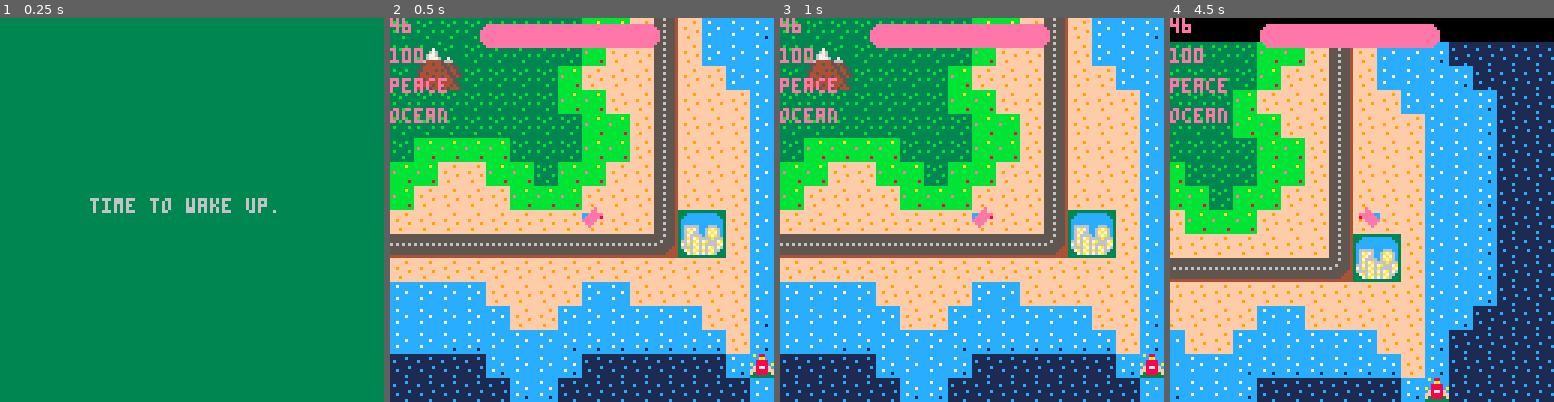
Above: before the commit, frames 1-4 (left to right).
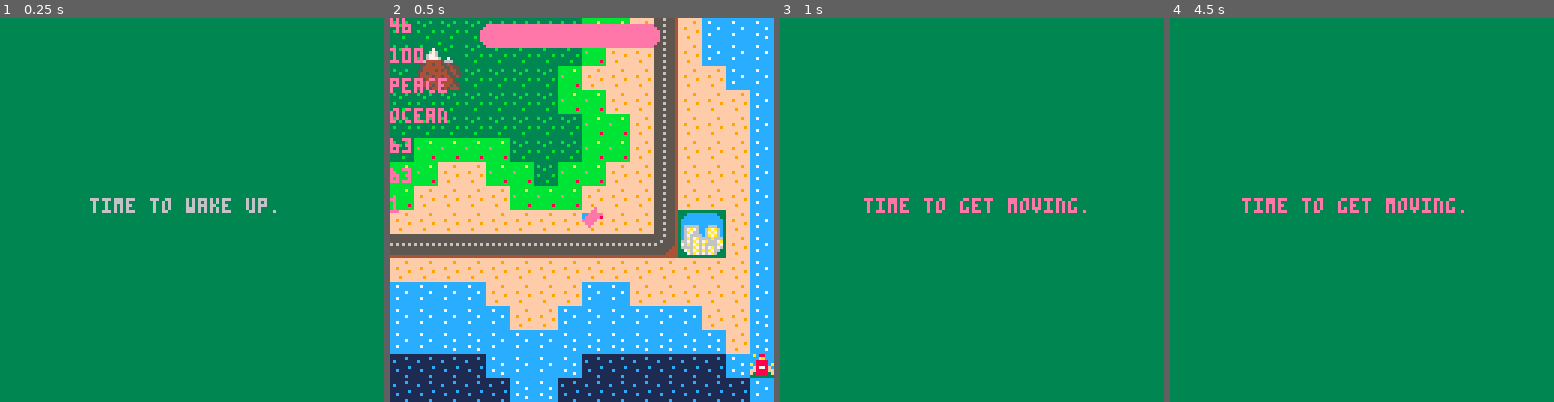
Above: after the commit, the same moments.

Repository: pio687/DragonBlaster
Game: PICO-8 cartridge dragon.p8
The game is run twice, just before and just after one commit, with the same random seed, the same clock (stepped at 60 frames per second) and the same inputs.
Inputs:
- Up to frame 1 (0.25 s): no input
- Up to frame 2 (0.5 s): tap X (X key) at 0.33 s
- Up to frame 3 (1 s): tap O (Z key) at 0.7 s
- Up to frame 4 (4.5 s): tap X (X key) at 1.07, 1.85, 2.97, 4.08 s; hold Right 1.6-2.1 s; tap O (Z key) every 0.4 s from 1.7 to 4.1 s; hold Up 2.15-2.42 s; hold Right 2.47-3.03 s; hold Left 3.08-3.58 s; hold Down 3.63-3.97 s; hold Right from 4.02 s (still down)

Frame 1 is identical in both runs. In frame 2, 0.4% of the frame differs, in the area x 0-99%, y 4-100%; in frame 3, 87%; in frame 4, 93%, in the area x 0-100%, y 0-100%.

Commit message:
Bullets, bullet collision, enemy health, map wrapping

Diff:
--- a/dragon.p8
+++ b/dragon.p8
@@ -13,7 +13,10 @@
 
 hit_cooldown = 0 // enemy hit cooldown
 
+bullet_cooldown = 0
+
 death = false
+
 
 music(0,0,0,3)
 
@@ -27,7 +30,20 @@
 		sp=1,
 		ghost=4,
 		speed=1,
+		pow=100
 		}
+
+		bullets = {}
+
+		--bullet class--
+		bul={
+		x=player.x,
+		y=player.y,
+		sp=16,
+		pow=20,
+		speed=3
+		}
+--bomb class--
 
 		bomb={
 		sp=50,
@@ -38,14 +54,20 @@
 		spawn=0
 		}
 
+--axo class--
+
 		axo={
 		sp=36,
 		x=8*8,
 		y=12*8,
-		timer=10,
-		spawn=0
+		flash_timer=10,
+		spawn=0,
+		alive=1,
+		health=100,
+		pow=25
 		}
 
+--city1 class--
 		city1={
 		cityspr=6,
 		x=12*8,
@@ -64,80 +85,57 @@
 
 function _update()
 
-    old_state = state
+	old_state = state
 
 	if state=="play" then
-
-    	if health <= 0
-	        and not death_sound_played
-	        then health = 0
-	        death = true
-	        sfx(9,2)
-	        death_sound_played=true
-	    end
-
-	    if death == true
-	    	then mode = "death"
-	    	set_music()
-	    end
-
-	    old_speed = player.speed
-
-	    if (btnp(❎))
-            then state="menu" //call menu
-        end
-
-        --save player position
-	   			 old_x=player.x
-        old_y=player.y
-
-
-        --health ui
-        update_health()
-
-        --player movement
-	    update_player()
-
-        if hit_cooldown > 0 then
-	        hit_cooldown -= 1
-        end
-
-	    --spawn axo
-	    if axo.spawn==0 then
-	        if position==57 then
-		        axo.spawn=1
-		        mode="war"
-		        sfx(3,2)
-		        set_music()
-	        end
-	    end
-
-    --//check injury
-	 if axo.spawn==1  and death==false then
-	  if check_collision(axo, 8, 8)
-	   and hit_cooldown == 0 then
-		  health -= 50 -- keep high
-    sfx(7,2)
-		  hit_cooldown = 5
-
-		 if player.x > axo.x
-		  then player.x=old_x+5
-		  else
-		  player.x=old_x-5
-		 end
-
-		 if player.y > axo.y
-		  then player.y=old_y+5
-		  else
-		  player.y=old_y-5
-		 end
-		end
- end
-
-        --flash bomb and axo sprites
-	flash_sprite(axo, 36, 37, 10)
-
-	flash_sprite(bomb, 50, 51, 2)
+		if health <= 0
+			and not death_sound_played
+			then health = 0
+			death = true
+			sfx(9,2)
+			death_sound_played=true
+	 end
+
+	 if death == true
+	 	then mode = "death"
+	  set_music()
+	 end
+
+		old_speed = player.speed
+
+	   if (btnp(4))
+ 	   then state="menu" //call menu
+    end
+
+		--save player position
+		old_x=player.x
+		old_y=player.y
+		--health ui
+		update_health()
+		--player movement
+		update_player()
+		--bullets
+		bullet_fire()
+		update_bullets()
+		--hit cooldown
+		if hit_cooldown > 0 then
+			hit_cooldown -= 1
+		end
+		--bullet cooldown
+		if bullet_cooldown > 0 then
+			bullet_cooldown -= 1
+		end
+
+	map_flip()
+
+	bad_coll(axo, 8, 8, axo.pow, player.pow, 7)
+	if axo.spawn == 1 then
+		bullhit(axo)
+	end
+
+			if axo.flash_timer > 0 then
+				axo.flash_timer -= 1
+			end
 
         --find player position
 	position=(mget(flr((player.x+4)/8),flr((player.y+4)/8)))
@@ -179,13 +179,14 @@
 
 		// camera(player.x/8,player.y/8)
 
-		draw_health() // call draw_health from tab 2
+		for b in all(bullets) do
+			spr(b.sp, b.x, b.y)
+		end
+
 
 		spr(city1.cityspr, city1.x, city1.y, 2, 2) // city sprite
 
-		if axo.spawn==1 then
-			spr(axo.sp,axo.x,axo.y,1,1,true,false) //axo monster
-		end
+
 
 		if death == false then
 			spr(player.sp,player.x,player.y,1,1,player.fx,player.fy)
@@ -198,11 +199,20 @@
 			spr(player.ghost,player.x,player.y,2,2,player.fx,player.fy)
 
 		end
+
+		--spawn axo
+		axo_spawn()
+
+				draw_health() // call draw_health from tab 2
+
 
 		print(position,mapx,mapy)
 		print(health,mapx,mapy+10)
 		print(mode,mapx,mapy+20)
 		print(location,mapx,mapy+30)
+		print(player.x,mapx,mapy+40)
+		print(player.y,mapx,mapy+50)
+		print(axo.alive,mapx,mapy+60)
 
 
 	elseif state=="start" then
@@ -233,17 +244,18 @@
 	end
 
 	end
+
 -->8
 function flash_sprite(obj, start_sp, end_sp, speed)
-	if obj.timer < speed then
-		obj.timer += 1
+	if obj.flash_timer < speed then
+		obj.flash_timer += 1
 	else
 		if obj.sp < end_sp then
 			obj.sp += 1
 		else
 			obj.sp = start_sp
 		end
-		obj.timer = 0
+		obj.flash_timer = 0
 	end
 end
 
@@ -292,10 +304,112 @@
 		player.y < obj.y + obj_height and
 		player.y + 8 > obj.y
 	end
+
+	--bullet fire--
+	function bullet_fire()
+		if btnp(5) and bullet_cooldown==0 then
+			sfx(1,2)
+			player.pow-=5
+			bullet_cooldown=10
+			local new_bullet = {
+				x = player.x,
+				y = player.y,
+				sp = 16,
+				pow = player.pow/5
+				}
+
+		--set direction of bullet--
+	if player.sp==1 and player.fx then
+				new_bullet.dx = bul.speed
+				new_bullet.dy = 0
+		elseif player.sp==1 and not player.fx then
+				new_bullet.dx = -bul.speed
+				new_bullet.dy = 0
+		elseif player.sp==2 then
+				new_bullet.dx = 0
+				new_bullet.dy = -bul.speed
+		elseif player.sp==3 then
+				new_bullet.dx = 0
+				new_bullet.dy = bul.speed
+
+			end
+
+			add(bullets, new_bullet)
+
+			end
+		end
+
+		function update_bullets()
+			for b in all(bullets) do
+				b.x += b.dx
+				b.y += b.dy
+
+	if b.x < player.x-128
+		or b.x > player.x+128
+		or b.y < player.y-128
+		or b.y > player.y+128
+		or b.x < 0 or b.x > 1006
+		or b.y < 0 or b.y > 503 then
+		del(bullets,b)
+	end
+
+	end
+
+end
+
+
+function bad_coll(badd,width,height,baddam,plrdam,sfx_num)
+	if badd.spawn == 1 and death == false and badd.alive == 1 then
+
+		if check_collision(badd, width, height)
+		and hit_cooldown == 0 then
+
+			flash_sprite(badd,badd.sp, badd.sp+1, 10)
+
+			health -= baddam
+			badd.health -= plrdam/10
+
+			badd.flash_timer = 20
+
+			sfx(sfx_num, 2)
+
+			hit_cooldown = 10
+
+			if player.x > badd.x
+				then player.x=old_x+5
+					else player.x=old_x-5
+			end
+
+			if player.y > badd.y
+				then player.y=old_y+5
+					else player.y=old_y-5
+			end
+		end
+	end
+end
+
+function bullhit(badd)
+
+	for b in all(bullets) do
+
+		if b.x < badd.x + 8 and
+			b.x + 8 > badd.x and
+			b.y < badd.y + 8 and
+			b.y + 8 > badd.y then
+
+			badd.health -= b.pow
+			badd.flash_timer = 20
+
+			sfx(3,3)
+
+			del(bullets,b)
+
+			end
+
+		end
+	end
 -->8
-
-
-
+--map stuff--
 
 function draw_map()
 
@@ -305,6 +419,25 @@
 	map(0,0,0,0,128,64)
 
 end
+
+		function map_flip()
+			if player.x<=0 then
+				player.x=1005
+			end
+
+			if player.x>=1006 then
+				player.x=1
+			end
+
+			if player.y==0 then
+				player.y=502
+			end
+
+			if player.y==503 then
+				player.y=1
+			end
+
+			end
 -->8
 function set_music()
 
@@ -330,6 +463,175 @@
 	end
 
 end
+-->8
+--draw function
+
+	function axo_spawn()
+
+	  if axo.spawn==0
+	  	and axo.alive==1 then
+	      if position==57 then
+	       axo.spawn=1
+	       mode="war"
+	       sfx(3,2)
+	       set_music()
+	      end
+	  end
+
+
+		if axo.spawn==1 and axo.alive==1 then
+			if axo.flash_timer > 0 then
+				if axo.flash_timer % 6 < 3 then
+				pal(8,10)
+				end
+			end
+
+			spr(axo.sp,axo.x,axo.y,1,1,true,false) //axo monster
+
+			pal()
+		end
+
+	  if axo.health <= 0 and axo.alive==1 then
+	 		sfx(3,2)
+	  	axo.alive=0
+	  	mode="peace"
+	  	set_music()
+	  end
+
+
+	end
+…(132 lines of a section not shown)…
 
 
 
@@ -463,51 +765,51 @@
 0000000000000000000000000000000000000000000000000000000000000000000000000000000000020200000000000000040400000000020200000000010000000000000000000000000000000000000000000000000000000000000000000000000000000000000000000000000000000000000000000000000000000000
 0000000000000000000000000000000000000000000000000000000000000000000000000000000000000000000000000000000000000000000000000000000000000000000000000000000000000000000000000000000000000000000000000000000000000000000000000000000000000000000000000000000000000000
 __map__
-2b2b2b2b2b2b2b2b28282e112e2929392a2a2a2a2a2a2a2a2a2a2a2a2a2a2a2a2a2a2a2a2a2a2a2a2a2a2a2a2a2a2a2a2a2a282828282828282828282828282828282828282828282828282828282828282828282828282828282828282828282828282828282828282828282828282828282828282828282828282828282828
-2b0a0b2b2b2b2b2b282e2e112e292929392a2a2a2a2a2a2a2a2a2a2a2a2a2a2a2a2a2a2a2a2a2a2a2a2a2a2a2a2a2a2a2a2a282828282828282828282828282828282828282828282828282828282828282828282828282828282828282828282828282828282828282828282828282828282828282828282828282828282828
-2b1a1b2b2b2b2b282e2e2e112e2e292929392a2a2a2a2a2a2a2a2a2a2a2a2a2a2a2a2a2a2a2a2a2a2a2a2a2a2a2a2a2a2a2a282828282828282828282828282828282828282828282828282828282828282828282828282828282828282828282828282828282828282828282828282828282828282828282828282828282828
-2b2b2b2b2b2b2b28282e2e112e2e2e2929392a2a2a2a2a2a2a2a2a2929292a2a2a2a2a2a2a2a2a2a2a2a2a2a2a2a2a2a2a2a282828282828282828282828282828282828282828282828282828282828282828282828282828282828282828282828282828282828282828282828282828282828282828282828282828282828
-2b2b2b2b2b2b2b2b28282e112e2e2e2929392a2a2a2a2a2a2a2a29292e2929292a2a2a2a2a2a2a2a2a2a2a2a2a2a2a2a2a2a282828282828282828282828282828282828282828282828282828282828282828282828282828282828282828282828282828282828282828282828282828282828282828282828282828282828
-2b282828282b2b2b28282e112e2e2e2929392a2a2a2a2a2a2a29292e2e2e2e292a2a2a2a2a2a2a2a2a2a2a2a2a2a2a2a2a2a282828282828282828282828282828282828282828282828282828282828282828282828282828282828282828282828282828282828282828282828282828282828282828282828282828282828
-28282e2e28282b28282e2e112e2e2e2929392a2a2a2a2a2929292e3838382e292a2a2a2a2a2a2a2a2a2a2a2a2a2a2a2a2a2a282828282828282828282828282828282828282828282828282828282828282828282828282828282828282828282828282828282828282828282828282828282828282828282828282828282828
-282e2e2e2e2828282e2e2e112e2e2e2929392a2a2a2a2a293e2e3838382e29292a2a2a2a2a2a2a2a2a2a2a2a2a2a2a2a2a2a282828282828282828282828282828282828282828282828282828282828282828282828282828282828282828282828282828282828282828282828282828282828282828282828282828282828
-2e2e2e2e2e2e2e2e2e2e2e112e2e2e2929392a2a2a2a2a292e2e38382b2e2e292a2a2a2a2a2a2a2a2a2a2a2a2a2a2a2a2a2a282828282828282828282828282828282828282828282828282828282828282828282828282828282828282828282828282828282828282828282828282828282828282828282828282828282828
-2020202020202020202020212e2e2e2929392a2a2a2a2a29292e2e292e2e29292a2a2a2a2a2a2a2a2a2a2a2a2a2a2a2a2a2a282828282828282828282828282828282828282828282828282828282828282828282828282828282828282828282828282828282828282828282828282828282828282828282828282828282828
-2e2e2e2e2e2e2e2e2e2e2e2e2e2e2e2929392a2a2a2a2a2a292929292929292a2a2a2a2a2a2a2a2a2a2a2a2a2a2a2a2a2a2a282828282828282828282828282828282828282828282828282828282828282828282828282828282828282828282828282828282828282828282828282828282828282828282828282828282828
-292929292e2e2e2e29292e2e2e2e2e29392a2a2a2a2a2a2a2a2a2a2a2a2a2a2a2a2a2a2a2a2a2a2a2a2a2a2a2a2a2a2a2a2a282828282828282828282828282828282828282828282828282828282828282828282828282828282828282828282828282828282828282828282828282828282828282828282828282828282828
-29292929292e2e2929292929292e2e392a2a2a2a2a2a2a2a2a2a2a2a2a2a2a2a2a2a2a2a2a2a2a2a2a2a2a2a2a2a2a2a2a2a282828282828282828282828282828282828282828282828282828282828282828282828282828282828282828282828282828282828282828282828282828282828282828282828282828282828
-29293939292929393939393939392e392a2a2a2a2a2a2a2a2a2a2a2a2a2a2a2a2a2a2a2a2a2a2a2a2a2a2a2a2a2a2a2a2a2a282828282828282828282828282828282828282828282828282828282828282828282828282828282828282828282828282828282828282828282828282828282828282828282828282828282828
-2a2a2a2a392929392a2a2a2a2a2a393e2a2a2a2a2a2a2a2a2a2a2a2a2a2a2a2a2a2a2a2a2a2a2a2a2a2a2a2a2a2a2a2a2a2a282828282828282828282828282828282828282828282828282828282828282828282828282828282828282828282828282828282828282828282828282828282828282828282828282828282828
-2a2a2a2a2a39392a2a2a2a2a2a2a2a292a2a2a2a2a2a2a2a2a2a2a2a2a2a2a2a2a2a2a2a2a2a2a2a2a2a2a2a2a2a2a2a2a2a282828282828282828282828282828282828282828282828282828282828282828282828282828282828282828282828282828282828282828282828282828282828282828282828282828282828
-2a2a2a2a2a2a2a2a2a2a2a2a2a2a2a2a2a2a2a2a2a2a2a2a2a2a2a2a2a2a2a2a2a2a2a2a2a2a2a2a2a2a2a2a2a2a2a2a2a2a282828282828282828282828282828282828282828282828282828282828282828282828282828282828282828282828282828282828282828282828282828282828282828282828282828282828
-2a2a2a2a2a2a2a2a2a2a2a2a2a2a2a2a2a2a2a2a2a2a2a2a2a2a2a2a2a2a2a2a2a2a2a2a2a2a2a2a2a2a2a2a2a2a2a2a2a2a282828282828282828282828282828282828282828282828282828282828282828282828282828282828282828282828282828282828282828282828282828282828282828282828282828282828
-2a2a2a2a2a2a2a2a2a2a2a2a2a2a2a2a2a2a2a2a2a2a2a2a2a2a2a2a2a2a2a2a2a2a2a2a2a2a2a2a2a2a2a2a2a2a2a2a2a2a282828282828282828282828282828282828282828282828282828282828282828282828282828282828282828282828282828282828282828282828282828282828282828282828282828282828
-2a2a2a2a2a2a2a2a2a2a2a2a2a2a2a2a2a2a2a2a2a2a2a2a2a2a2a2a2a2a2a2a2a2a2a2a2a2a2a2a2a2a2a2a2a2a2a2a2a2a282828282828282828282828282828282828282828282828282828282828282828282828282828282828282828282828282828282828282828282828282828282828282828282828282828282828
-2a2a2a2a2a2a2a2a2a2a2a2a2a2a2a2a2a2a2a2a2a2a2a2a2a2a2a2a2a2a2a2a2a2a2a2a2a2a2a2a2a2a2a2a2a2a2a2a2a2a282828282828282828282828282828282828282828282828282828282828282828282828282828282828282828282828282828282828282828282828282828282828282828282828282828282828
-2a2a2a2a2a2a2a2a2a2a2a2a2a2a2a2a2a2a2a2a2a2a2a2a2a2a2a2a2a2a2a2a2a2a2a2a2a2a2a2a2a2a2a2a2a2a2a2a2a2a282828282828282828282828282828282828282828282828282828282828282828282828282828282828282828282828282828282828282828282828282828282828282828282828282828282828
-2a2a2a2a2a2a2a2a2a2a2a2a2a2a2a2a2a2a2a2a2a2a2a2a2a2a2a2a2a2a2a2a2a2a2a2a2a2a2a2a2a2a2a2a2a2a2a2a2a2a282828282828282828282828282828282828282828282828282828282828282828282828282828282828282828282828282828282828282828282828282828282828282828282828282828282828
-2a2a2a2a2a2a2a2a2a2a2a2a2a2a2a2a2a2a2a2a2a2a2a2a2a2a2a2a2a2a2a2a2a2a2a2a2a2a2a2a2a2a2a2a2a2a2a2a2a2a282828282828282828282828282828282828282828282828282828282828282828282828282828282828282828282828282828282828282828282828282828282828282828282828282828282828
-2a2a2a2a2a2a2a2a2a2a2a2a2a2a2a2a2a2a2a2a2a2a2a2a2a2a2a2a2a2a2a2a2a2a2a2a2a2a2a2a2a2a2a2a2a2a2a2a2a2a282828282828282828282828282828282828282828282828282828282828282828282828282828282828282828282828282828282828282828282828282828282828282828282828282828282828
-2a2a2a2a2a2a2a2a2a2a2a2a2a2a2a2a2a2a2a2a2a2a2a2a2a2a2a2a2a2a2a2a2a2a2a2a2a2a2a2a2a2a2a2a2a2a2a2a2a2a282828282828282828282828282828282828282828282828282828282828282828282828282828282828282828282828282828282828282828282828282828282828282828282828282828282828
-2a2a2a2a2a2a2a2a2a2a2a2a2a2a2a2a2a2a2a2a2a2a2a2a2a2a2a2a2a2a2a2a2a2a2a2a2a2a2a2a2a2a2a2a2a2a2a2a2a2a282828282828282828282828282828282828282828282828282828282828282828282828282828282828282828282828282828282828282828282828282828282828282828282828282828282828
-2a2a2a2a2a2a2a2a2a2a2a2a2a2a2a2a2a2a2a2a2a2a2a2a2a2a2a2a2a2a2a2a2a2a2a2a2a2a2a2a2a2a2a2a2a2a2a2a2a2a282828282828282828282828282828282828282828282828282828282828282828282828282828282828282828282828282828282828282828282828282828282828282828282828282828282828
-2a2a2a2a2a2a2a2a2a2a2a2a2a2a2a2a2a2a2a2a2a2a2a2a2a2a2a2a2a2a2a2a2a2a2a2a2a2a2a2a2a2a2a2a2a2a2a2a2a2a282828282828282828282828282828282828282828282828282828282828282828282828282828282828282828282828282828282828282828282828282828282828282828282828282828282828
-2a2a2a2a2a2a2a2a2a2a2a2a2a2a2a2a2a2a2a2a2a2a2a2a2a2a2a2a2a2a2a2a2a2a2a2a2a2a2a2a2a2a2a2a2a2a2a2a2a2a282828282828282828282828282828282828282828282828282828282828282828282828282828282828282828282828282828282828282828282828282828282828282828282828282828282828
-2a2a2a2a2a2a2a2a2a2a2a2a2a2a2a2a2a2a2a2a2a2a2a2a2a2a2a2a2a2a2a2a2a2a2a2a2a2a2a2a2a2a2a2a2a2a2a2a2a2a282828282828282828282828282828282828282828282828282828282828282828282828282828282828282828282828282828282828282828282828282828282828282828282828282828282828
-2a2a2a2a2a2a2a2a2a2a2a2a2a2a2a2a2a2a2a2a2a2a2a2a2a2a2a2a2a2a2a2a2a2a2a2a2a2a2a2a2a2a2a2a2a2a2a2a2a2a282828282828282828282828282828282828282828282828282828282828282828282828282828282828282828282828282828282828282828282828282828282828282828282828282828282828
-…(16 lines of a section not shown)…
+2b2b2b2b2b2b2b2b28282e112e2929392a2a2a2a2a2a2a2a2a2a2a2a2a2a2a2a2a2a2a2a2a2a2a2a2a2a2a2a2a2a2a2a2a2a2a2a2a2a2a2a2a2a2a2a2a2a2a2a2a2a2a2a2a2a2a2a2a2a2a2a2a2a2a2a2a2a2a2a2a2a2a2a2a2a2a2a2a2a2a2a2a2a2a2a2a2a2a2a2a2a2a2a2a2a2a2a2a2a2a2a2a2a2a2a2a2a2a2a2a2a2a2a
+2b0a0b2b2b2b2b2b282e2e112e292929392a2a2a2a2a2a2a2a2a2a2a2a2a2a2a2a2a2a2a2a2a2a2a2a2a2a2a2a2a2a2a2a2a2a2a2a2a2a2a2a2a2a2a2a2a2a2a2a2a2a2a2a2a2a2a2a2a2a2a2a2a2a2a2a2a2a2a2a2a2a2a2a2a2a2a2a2a2a2a2a2a2a2a2a2a2a2a2a2a2a2a2a2a2a2a2a2a2a2a2a2a2a2a2a2a2a2a2a2a2a2a
+2b1a1b2b2b2b2b282e2e2e112e2e292929392a2a2a2a2a2a2a2a2a2a2a2a2a2a2a2a2a2a2a2a2a2a2a2a2a2a2a2a2a2a2a2a2a2a2a2a2a2a2a2a2a2a2a2a2a2a2a2a2a2a2a2a2a2a2a2a2a2a2a2a2a2a2a2a2a2a2a2a2a2a2a2a2a2a2a2a2a2a2a2a2a2a2a2a2a2a2a2a2a2a2a2a2a2a2a2a2a2a2a2a2a2a2a2a2a2a2a2a2a2a
+2b2b2b2b2b2b2b28282e2e112e2e2e2929392a2a2a2a2a2a2a2a2a2929292a2a2a2a2a2a2a2a2a2a2a2a2a2a2a2a2a2a2a2a2a2a2a2a2a2a2a2a2a2a2a2a2a2a2a2a2a2a2a2a2a2a2a2a2a2a2a2a2a2a2a2a2a2a2a2a2a2a2a2a2a2a2a2a2a2a2a2a2a2a2a2a2a2a2a2a2a2a2a2a2a2a2a2a2a2a2a2a2a2a2a2a2a2a2a2a2a2a
+2b2b2b2b2b2b2b2b28282e112e2e2e2929392a2a2a2a2a2a2a2a29292e2929292a2a2a2a2a2a2a2a2a2a2a2a2a2a2a2a2a2a2a2a2a2a2a2a2a2a2a2a2a2a2a2a2a2a2a2a2a2a2a2a2a2a2a2a2a2a2a2a2a2a2a2a2a2a2a2a2a2a2a2a2a2a2a2a2a2a2a2a2a2a2a2a2a2a2a2a2a2a2a2a2a2a2a2a2a2a2a2a2a2a2a2a2a2a2a2a
+2b282828282b2b2b28282e112e2e2e2929392a2a2a2a2a2a2a29292e2e2e2e292a2a2a2a2a2a2a2a2a2a2a2a2a2a2a2a2a2a2a2a2a2a2a2a2a2a2a2a2a2a2a2a2a2a2a2a2a2a2a2a2a2a2a2a2a2a2a2a2a2a2a2a2a2a2a2a2a2a2a2a2a2a2a2a2a2a2a2a2a2a2a2a2a2a2a2a2a2a2a2a2a2a2a2a2a2a2a2a2a2a2a2a2a2a2a2a
+28282e2e28282b28282e2e112e2e2e2929392a2a2a2a2a2929292e3838382e292a2a2a2a2a2a2a2a2a2a2a2a2a2a2a2a2a2a2a2a2a2a2a2a2a2a2a2a2a2a2a2a2a2a2a2a2a2a2a2a2a2a2a2a2a2a2a2a2a2a2a2a2a2a2a2a2a2a2a2a2a2a2a2a2a2a2a2a2a2a2a2a2a2a2a2a2a2a2a2a2a2a2a2a2a2a2a2a2a2a2a2a2a2a2a2a
+282e2e2e2e2828282e2e2e112e2e2e2929392a2a2a2a2a293e2e3838382e29292a2a2a2a2a2a2a2a2a2a2a2a2a2a2a2a2a2a2a2a2a2a2a2a2a2a2a2a2a2a2a2a2a2a2a2a2a2a2a2a2a2a2a2a2a2a2a2a2a2a2a2a2a2a2a2a2a2a2a2a2a2a2a2a2a2a2a2a2a2a2a2a2a2a2a2a2a2a2a2a2a2a2a2a2a2a2a2a2a2a2a2a2a2a2a2a
+2e2e2e2e2e2e2e2e2e2e2e112e2e2e2929392a2a2a2a2a292e2e38382b2e2e292a2a2a2a2a2a2a2a2a2a2a2a2a2a2a2a2a2a2a2a2a2a2a2a2a2a2a2a2a2a2a2a2a2a2a2a2a2a2a2a2a2a2a2a2a2a2a2a2a2a2a2a2a2a2a2a2a2a2a2a2a2a2a2a2a2a2a2a2a2a2a2a2a2a2a2a2a2a2a2a2a2a2a2a2a2a2a2a2a2a2a2a2a2a2a2a
+2020202020202020202020212e2e2e2929392a2a2a2a2a29292e2e292e2e29292a2a2a2a2a2a2a2a2a2a2a2a2a2a2a2a2a2a2a2a2a2a2a2a2a2a2a2a2a2a2a2a2a2a2a2a2a2a2a2a2a2a2a2a2a2a2a2a2a2a2a2a2a2a2a2a2a2a2a2a2a2a2a2a2a2a2a2a2a2a2a2a2a2a2a2a2a2a2a2a2a2a2a2a2a2a2a2a2a2a2a2a2a2a2a2a
+2e2e2e2e2e2e2e2e2e2e2e2e2e2e2e2929392a2a2a2a2a2a292929292929292a2a2a2a2a2a2a2a2a2a2a2a2a2a2a2a2a2a2a2a2a2a2a2a2a2a2a2a2a2a2a2a2a2a2a2a2a2a2a2a2a2a2a2a2a2a2a2a2a2a2a2a2a2a2a2a2a2a2a2a2a2a2a2a2a2a2a2a2a2a2a2a2a2a2a2a2a2a2a2a2a2a2a2a2a2a2a2a2a2a2a2a2a2a2a2a2a
+292929292e2e2e2e29292e2e2e2e2e29392a2a2a2a2a2a2a2a2a2a2a2a2a2a2a2a2a2a2a2a2a2a2a2a2a2a2a2a2a2a2a2a2a2a2a2a2a2a2a2a2a2a2a2a2a2a2a2a2a2a2a2a2a2a2a2a2a2a2a2a2a2a2a2a2a2a2a2a2a2a2a2a2a2a2a2a2a2a2a2a2a2a2a2a2a2a2a2a2a2a2a2a2a2a2a2a2a2a2a2a2a2a2a2a2a2a2a2a2a2a2a
+29292929292e2e2929292929292e2e392a2a2a2a2a2a2a2a2a2a2a2a2a2a2a2a2a2a2a2a2a2a2a2a2a2a2a2a2a2a2a2a2a2a2a2a2a2a2a2a2a2a2a2a2a2a2a2a2a2a2a2a2a2a2a2a2a2a2a2a2a2a2a2a2a2a2a2a2a2a2a2a2a2a2a2a2a2a2a2a2a2a2a2a2a2a2a2a2a2a2a2a2a2a2a2a2a2a2a2a2a2a2a2a2a2a2a2a2a2a2a2a
+29293939292929393939393939392e392a2a2a2a2a2a2a2a2a2a2a2a2a2a2a2a2a2a2a2a2a2a2a2a2a2a2a2a2a2a2a2a2a2a2a2a2a2a2a2a2a2a2a2a2a2a2a2a2a2a2a2a2a2a2a2a2a2a2a2a2a2a2a2a2a2a2a2a2a2a2a2a2a2a2a2a2a2a2a2a2a2a2a2a2a2a2a2a2a2a2a2a2a2a2a2a2a2a2a2a2a2a2a2a2a2a2a2a2a2a2a2a
+2a2a2a2a392929392a2a2a2a2a2a393e2a2a2a2a2a2a2a2a2a2a2a2a2a2a2a2a2a2a2a2a2a2a2a2a2a2a2a2a2a2a2a2a2a2a2a2a2a2a2a2a2a2a2a2a2a2a2a2a2a2a2a2a2a2a2a2a2a2a2a2a2a2a2a2a2a2a2a2a2a2a2a2a2a2a2a2a2a2a2a2a2a2a2a2a2a2a2a2a2a2a2a2a2a2a2a2a2a2a2a2a2a2a2a2a2a2a2a2a2a2a2a2a
+2a2a2a2a2a39392a2a2a2a2a2a2a2a292a2a2a2a2a2a2a2a2a2a2a2a2a2a2a2a2a2a2a2a2a2a2a2a2a2a2a2a2a2a2a2a2a2a2a2a2a2a2a2a2a2a2a2a2a2a2a2a2a2a2a2a2a2a2a2a2a2a2a2a2a2a2a2a2a2a2a2a2a2a2a2a2a2a2a2a2a2a2a2a2a2a2a2a2a2a2a2a2a2a2a2a2a2a2a2a2a2a2a2a2a2a2a2a2a2a2a2a2a2a2a2a
+2a2a2a2a2a2a2a2a2a2a2a2a2a2a2a2a2a2a2a2a2a2a2a2a2a2a2a2a2a2a2a2a2a2a2a2a2a2a2a2a2a2a2a2a2a2a2a2a2a2a2a2a2a2a2a2a2a2a2a2a2a2a2a2a2a2a2a2a2a2a2a2a2a2a2a2a2a2a2a2a2a2a2a2a2a2a2a2a2a2a2a2a2a2a2a2a2a2a2a2a2a2a2a2a2a2a2a2a2a2a2a2a2a2a2a2a2a2a2a2a2a2a2a2a2a2a2a2a
+2a2a2a2a2a2a2a2a2a2a2a2a2a2a2a2a2a2a2a2a2a2a2a2a2a2a2a2a2a2a2a2a2a2a2a2a2a2a2a2a2a2a2a2a2a2a2a2a2a2a2a2a2a2a2a2a2a2a2a2a2a2a2a2a2a2a2a2a2a2a2a2a2a2a2a2a2a2a2a2a2a2a2a2a2a2a2a2a2a2a2a2a2a2a2a2a2a2a2a2a2a2a2a2a2a2a2a2a2a2a2a2a2a2a2a2a2a2a2a2a2a2a2a2a2a2a2a2a
+2a2a2a2a2a2a2a2a2a2a2a2a2a2a2a2a2a2a2a2a2a2a2a2a2a2a2a2a2a2a2a2a2a2a2a2a2a2a2a2a2a2a2a2a2a2a2a2a2a2a2a2a2a2a2a2a2a2a2a2a2a2a2a2a2a2a2a2a2a2a2a2a2a2a2a2a2a2a2a2a2a2a2a2a2a2a2a2a2a2a2a2a2a2a2a2a2a2a2a2a2a2a2a2a2a2a2a2a2a2a2a2a2a2a2a2a2a2a2a2a2a2a2a2a2a2a2a2a
+2a2a2a2a2a2a2a2a2a2a2a2a2a2a2a2a2a2a2a2a2a2a2a2a2a2a2a2a2a2a2a2a2a2a2a2a2a2a2a2a2a2a2a2a2a2a2a2a2a2a2a2a2a2a2a2a2a2a2a2a2a2a2a2a2a2a2a2a2a2a2a2a2a2a2a2a2a2a2a2a2a2a2a2a2a2a2a2a2a2a2a2a2a2a2a2a2a2a2a2a2a2a2a2a2a2a2a2a2a2a2a2a2a2a2a2a2a2a2a2a2a2a2a2a2a2a2a2a
+2a2a2a2a2a2a2a2a2a2a2a2a2a2a2a2a2a2a2a2a2a2a2a2a2a2a2a2a2a2a2a2a2a2a2a2a2a2a2a2a2a2a2a2a2a2a2a2a2a2a2a2a2a2a2a2a2a2a2a2a2a2a2a2a2a2a2a2a2a2a2a2a2a2a2a2a2a2a2a2a2a2a2a2a2a2a2a2a2a2a2a2a2a2a2a2a2a2a2a2a2a2a2a2a2a2a2a2a2a2a2a2a2a2a2a2a2a2a2a2a2a2a2a2a2a2a2a2a
+2a2a2a2a2a2a2a2a2a2a2a2a2a2a2a2a2a2a2a2a2a2a2a2a2a2a2a2a2a2a2a2a2a2a2a2a2a2a2a2a2a2a2a2a2a2a2a2a2a2a2a2a2a2a2a2a2a2a2a2a2a2a2a2a2a2a2a2a2a2a2a2a2a2a2a2a2a2a2a2a2a2a2a2a2a2a2a2a2a2a2a2a2a2a2a2a2a2a2a2a2a2a2a2a2a2a2a2a2a2a2a2a2a2a2a2a2a2a2a2a2a2a2a2a2a2a2a2a
+2a2a2a2a2a2a2a2a2a2a2a2a2a2a2a2a2a2a2a2a2a2a2a2a2a2a2a2a2a2a2a2a2a2a2a2a2a2a2a2a2a2a2a2a2a2a2a2a2a2a2a2a2a2a2a2a2a2a2a2a2a2a2a2a2a2a2a2a2a2a2a2a2a2a2a2a2a2a2a2a2a2a2a2a2a2a2a2a2a2a2a2a2a2a2a2a2a2a2a2a2a2a2a2a2a2a2a2a2a2a2a2a2a2a2a2a2a2a2a2a2a2a2a2a2a2a2a2a
+2a2a2a2a2a2a2a2a2a2a2a2a2a2a2a2a2a2a2a2a2a2a2a2a2a2a2a2a2a2a2a2a2a2a2a2a2a2a2a2a2a2a2a2a2a2a2a2a2a2a2a2a2a2a2a2a2a2a2a2a2a2a2a2a2a2a2a2a2a2a2a2a2a2a2a2a2a2a2a2a2a2a2a2a2a2a2a2a2a2a2a2a2a2a2a2a2a2a2a2a2a2a2a2a2a2a2a2a2a2a2a2a2a2a2a2a2a2a2a2a2a2a2a2a2a2a2a2a
+2a2a2a2a2a2a2a2a2a2a2a2a2a2a2a2a2a2a2a2a2a2a2a2a2a2a2a2a2a2a2a2a2a2a2a2a2a2a2a2a2a2a2a2a2a2a2a2a2a2a2a2a2a2a2a2a2a2a2a2a2a2a2a2a2a2a2a2a2a2a2a2a2a2a2a2a2a2a2a2a2a2a2a2a2a2a2a2a2a2a2a2a2a2a2a2a2a2a2a2a2a2a2a2a2a2a2a2a2a2a2a2a2a2a2a2a2a2a2a2a2a2a2a2a2a2a2a2a
+2a2a2a2a2a2a2a2a2a2a2a2a2a2a2a2a2a2a2a2a2a2a2a2a2a2a2a2a2a2a2a2a2a2a2a2a2a2a2a2a2a2a2a2a2a2a2a2a2a2a2a2a2a2a2a2a2a2a2a2a2a2a2a2a2a2a2a2a2a2a2a2a2a2a2a2a2a2a2a2a2a2a2a2a2a2a2a2a2a2a2a2a2a2a2a2a2a2a2a2a2a2a2a2a2a2a2a2a2a2a2a2a2a2a2a2a2a2a2a2a2a2a2a2a2a2a2a2a
+2a2a2a2a2a2a2a2a2a2a2a2a2a2a2a2a2a2a2a2a2a2a2a2a2a2a2a2a2a2a2a2a2a2a2a2a2a2a2a2a2a2a2a2a2a2a2a2a2a2a2a2a2a2a2a2a2a2a2a2a2a2a2a2a2a2a2a2a2a2a2a2a2a2a2a2a2a2a2a2a2a2a2a2a2a2a2a2a2a2a2a2a2a2a2a2a2a2a2a2a2a2a2a2a2a2a2a2a2a2a2a2a2a2a2a2a2a2a2a2a2a2a2a2a2a2a2a2a
+2a2a2a2a2a2a2a2a2a2a2a2a2a2a2a2a2a2a2a2a2a2a2a2a2a2a2a2a2a2a2a2a2a2a2a2a2a2a2a2a2a2a2a2a2a2a2a2a2a2a2a2a2a2a2a2a2a2a2a2a2a2a2a2a2a2a2a2a2a2a2a2a2a2a2a2a2a2a2a2a2a2a2a2a2a2a2a2a2a2a2a2a2a2a2a2a2a2a2a2a2a2a2a2a2a2a2a2a2a2a2a2a2a2a2a2a2a2a2a2a2a2a2a2a2a2a2a2a
+2a2a2a2a2a2a2a2a2a2a2a2a2a2a2a2a2a2a2a2a2a2a2a2a2a2a2a2a2a2a2a2a2a2a2a2a2a2a2a2a2a2a2a2a2a2a2a2a2a2a2a2a2a2a2a2a2a2a2a2a2a2a2a2a2a2a2a2a2a2a2a2a2a2a2a2a2a2a2a2a2a2a2a2a2a2a2a2a2a2a2a2a2a2a2a2a2a2a2a2a2a2a2a2a2a2a2a2a2a2a2a2a2a2a2a2a2a2a2a2a2a2a2a2a2a2a2a2a
+2a2a2a2a2a2a2a2a2a2a2a2a2a2a2a2a2a2a2a2a2a2a2a2a2a2a2a2a2a2a2a2a2a2a2a2a2a2a2a2a2a2a2a2a2a2a2a2a2a2a2a2a2a2a2a2a2a2a2a2a2a2a2a2a2a2a2a2a2a2a2a2a2a2a2a2a2a2a2a2a2a2a2a2a2a2a2a2a2a2a2a2a2a2a2a2a2a2a2a2a2a2a2a2a2a2a2a2a2a2a2a2a2a2a2a2a2a2a2a2a2a2a2a2a2a2a2a2a
+2a2a2a2a2a2a2a2a2a2a2a2a2a2a2a2a2a2a2a2a2a2a2a2a2a2a2a2a2a2a2a2a2a2a2a2a2a2a2a2a2a2a2a2a2a2a2a2a2a2a2a2a2a2a2a2a2a2a2a2a2a2a2a2a2a2a2a2a2a2a2a2a2a2a2a2a2a2a2a2a2a2a2a2a2a2a2a2a2a2a2a2a2a2a2a2a2a2a2a2a2a2a2a2a2a2a2a2a2a2a2a2a2a2a2a2a2a2a2a2a2a2a2a2a2a2a2a2a
+2a2a2a2a2a2a2a2a2a2a2a2a2a2a2a2a2a2a2a2a2a2a2a2a2a2a2a2a2a2a2a2a2a2a2a2a2a2a2a2a2a2a2a2a2a2a2a2a2a2a2a2a2a2a2a2a2a2a2a2a2a2a2a2a2a2a2a2a2a2a2a2a2a2a2a2a2a2a2a2a2a2a2a2a2a2a2a2a2a2a2a2a2a2a2a2a2a2a2a2a2a2a2a2a2a2a2a2a2a2a2a2a2a2a2a2a2a2a2a2a2a2a2a2a2a2a2a2a
+…(16 lines of a section not shown)…
Not shown, changed: 218 lines of the sprite sheet (__gfx__) section of dragon.p8
Not shown, changed: the thumbnail (__label__) section of dragon.p8
